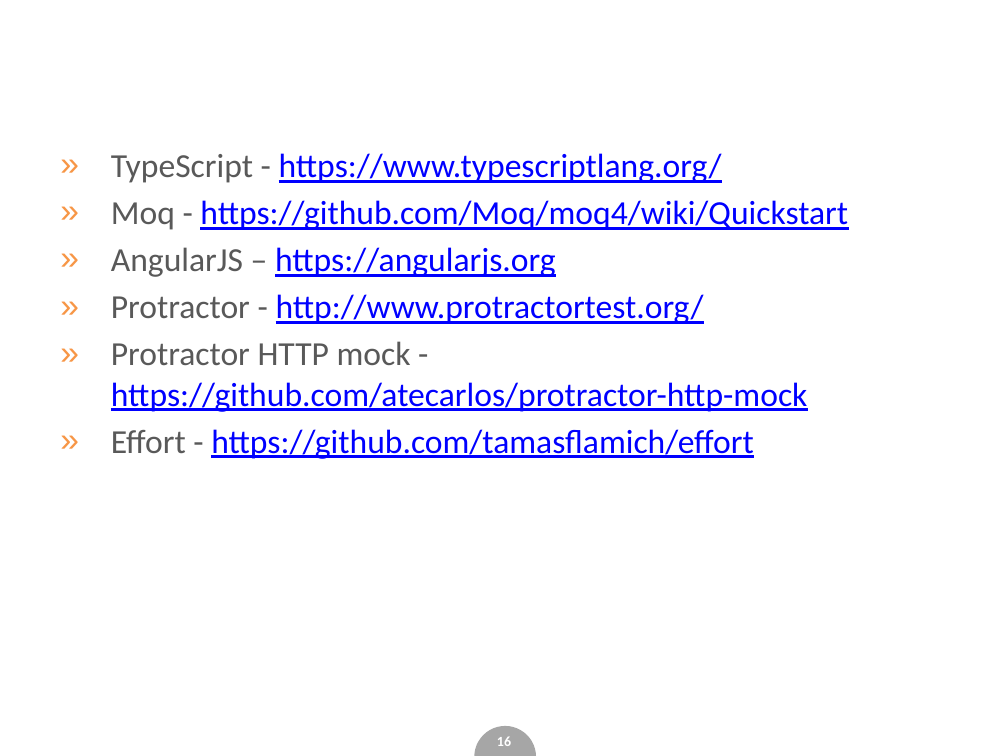
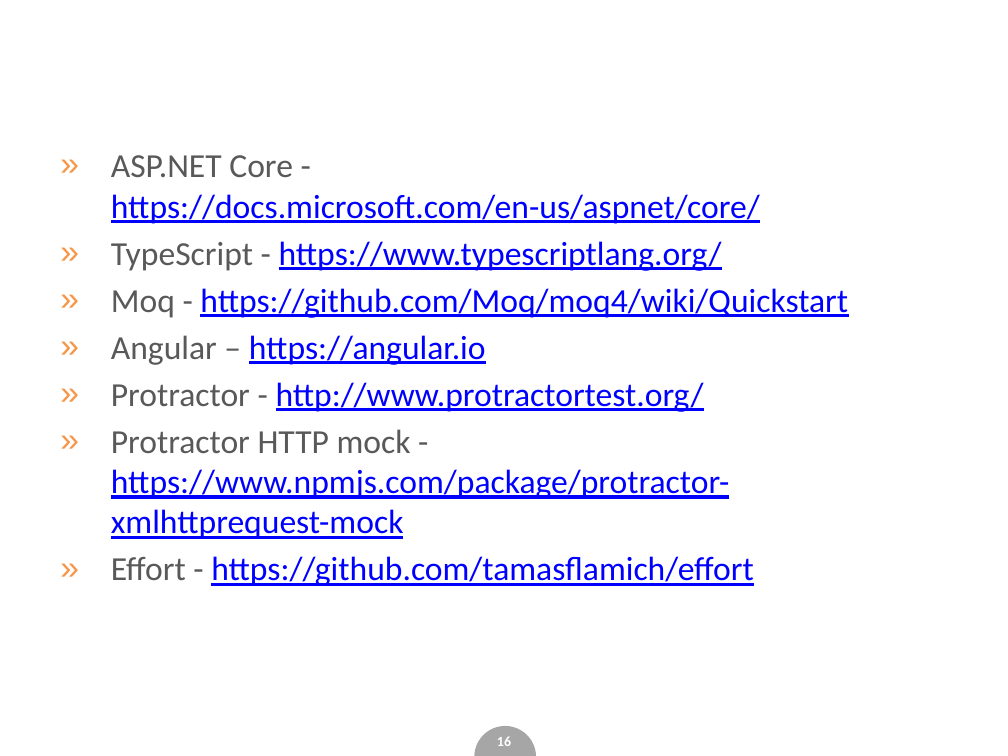
Before and after one commit to Katulus/WebApplictionTestingExample, a slide deck: slide 16 of slides.pptx. Drawn at 1008x756 pixels with LibreOffice and Linux fonts; fonts in the diff are those of the drawing; background and template pictures are left out. Boxes give left, top, right and bottom in pixels: in the first picture for what was removed or moved away, otherwise in the second. Text is boxed around its words. In the diff, an @@ line names an element or a change of style, - is before the commit and + after.

Commit message:
Updated slides a bit

```diff
--- a/slides.pptx
+++ b/slides.pptx
@@ text at (111, 155, 760, 224): paragraph added @@
+» ASP.NET Core - https://docs.microsoft.com/en-us/aspnet/core/
@@ text at (111, 335, 486, 365): text changed @@
-» AngularJS – https://angularjs.org
+» Angular – https://angular.io
@@ text at (111, 429, 730, 539): text changed @@
-» Protractor HTTP mock - https://github.com/atecarlos/protractor-http-mock
+» Protractor HTTP mock - https://www.npmjs.com/package/protractor-xmlhttprequest-mock
```
Also in this commit, not shown: 7 other slides changed.
